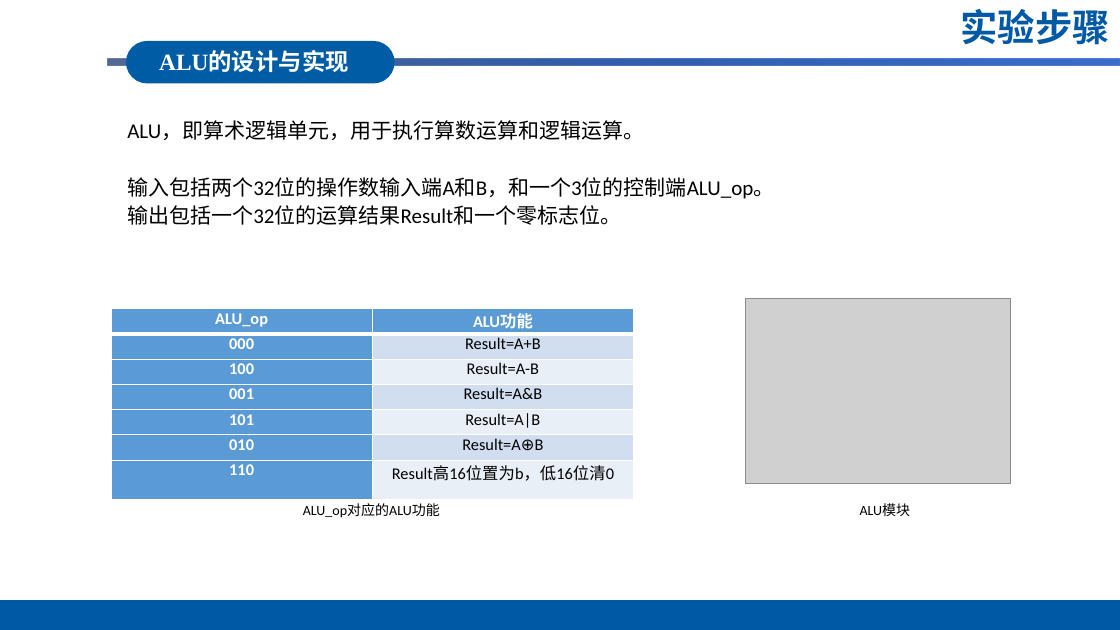
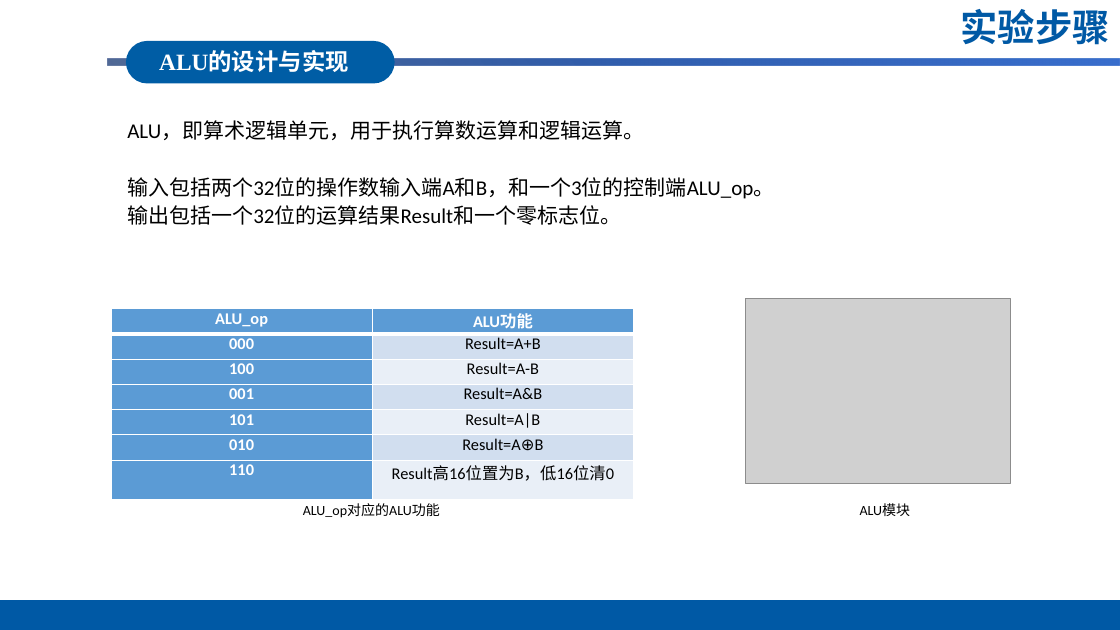
Before and after one commit to itungsten/Computer-Organization, a slide deck: slide 6 of 答辩PPT.pptx. Drawn at 1120x630 pixels with LibreOffice and Linux fonts; fonts in the diff are those of the drawing; grey boxes stand for pictures; background and template pictures are left out. Boxes give left, top, right and bottom in pixels: in the first picture for what was removed or moved away, otherwise in the second. Text is boxed around its words. In the diff, an @@ line names an element or a change of style, - is before the commit and + after.

```diff
--- a/答辩PPT.pptx
+++ b/答辩PPT.pptx
@@ table at [111,309,634,486] @@
-row 7, column 2: Result高16位置为b，低16位清0
+row 7, column 2: Result高16位置为B，低16位清0
```
Also in this commit, not shown: 6 other slides changed.
